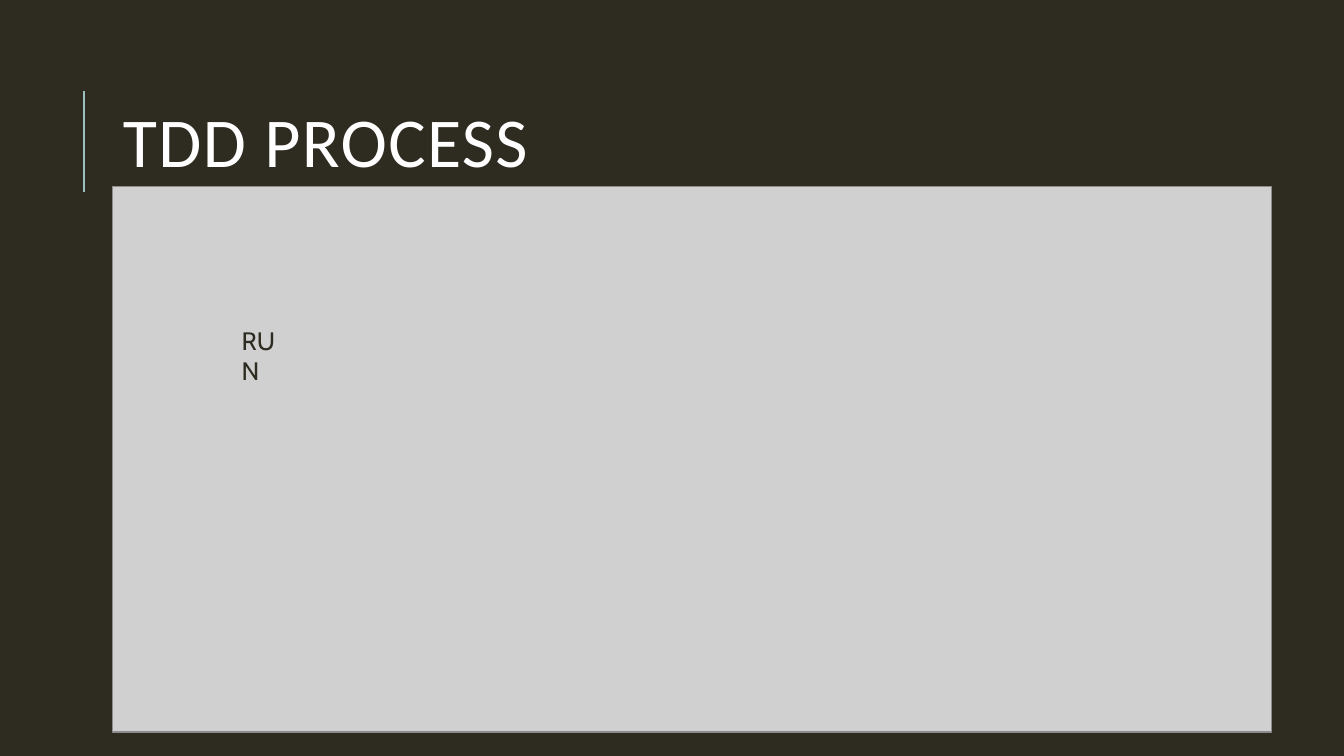
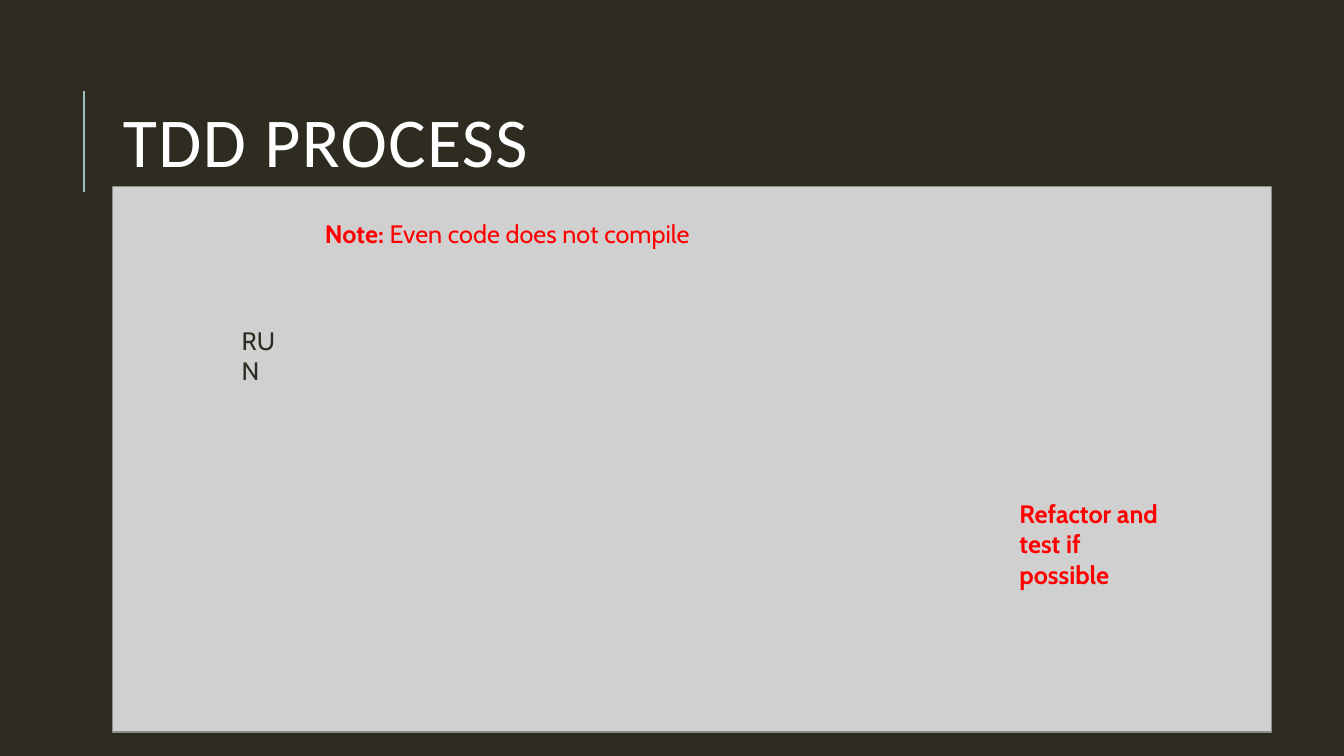
Before and after one commit to DevelopersDelicias/tdd_workshop, a slide deck: slide 20 of tdd_ws.pptx. Drawn at 1344x756 pixels with LibreOffice and Linux fonts; fonts in the diff are those of the drawing; grey boxes stand for pictures. Boxes give left, top, right and bottom in pixels: in the first picture for what was removed or moved away, otherwise in the second. Text is boxed around its words. In the diff, an @@ line names an element or a change of style, - is before the commit and + after.

```diff
--- a/tdd_ws.pptx
+++ b/tdd_ws.pptx
@@ text added at <box>325,224,689,249</box>, 18 pt, text #FF0000 @@
+Note: Even code does not compile
@@ text added at <box>1019,504,1158,590</box>, 18 pt, text #FF0000, bold @@
+Refactor and test if possible
```
Also in this commit, not shown: 7 other slides changed, 109 slides added, 1 slide removed.
